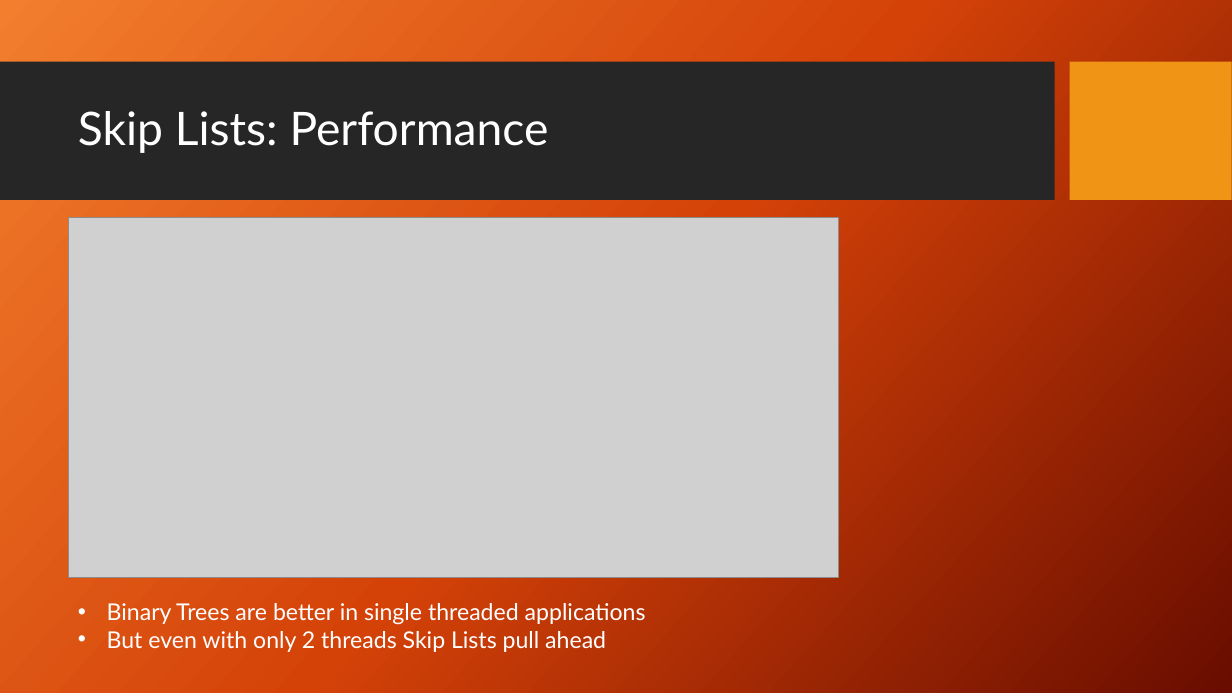
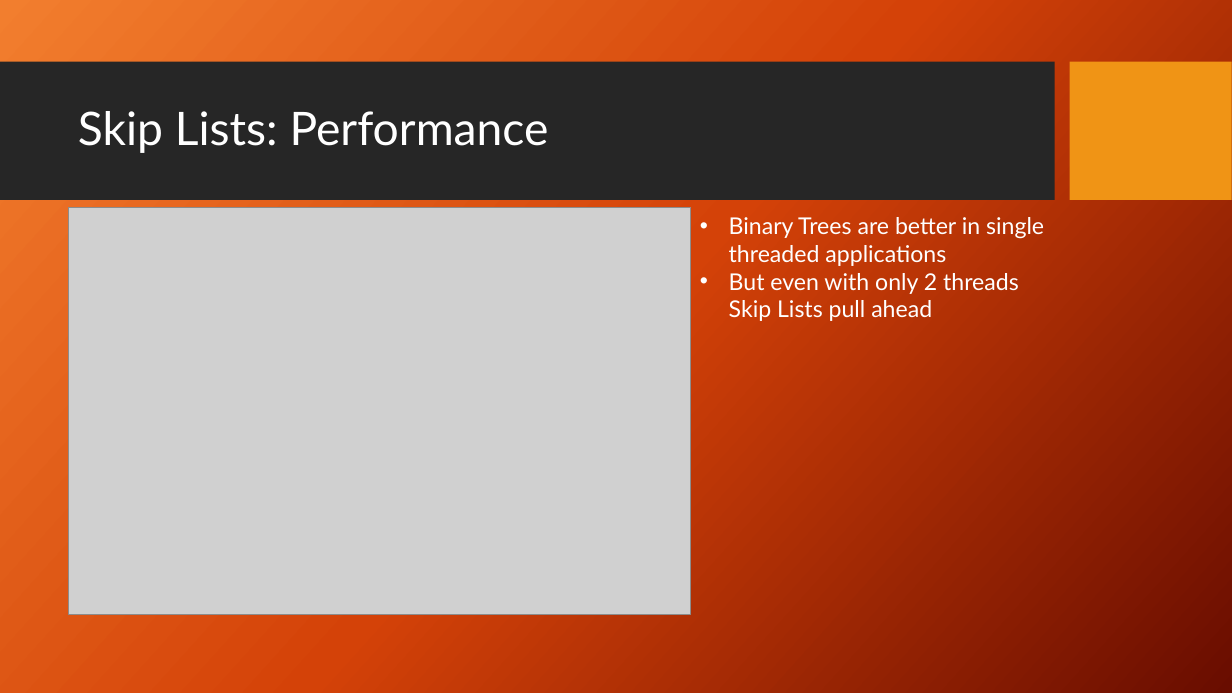
Before and after one commit to DroidX86/skip-stats, a slide deck: slide 37 of seminar.pptx. Drawn at 1232x693 pixels with LibreOffice and Linux fonts; fonts in the diff are those of the drawing; grey boxes stand for pictures; background and template pictures are left out. Boxes give left, top, right and bottom in pixels: in the first picture for what was removed or moved away, otherwise in the second. Text is boxed around its words. In the diff, an @@ line names an element or a change of style, - is before the commit and + after.

```diff
--- a/seminar.pptx
+++ b/seminar.pptx
@@ picture: place and size @@
-picture at bbox=[68, 218, 838, 578]
+picture at bbox=[68, 207, 690, 615]
@@ text "Binary Trees are better in ..." rewrapped from bbox=[107, 603, 646, 652] to bbox=[729, 217, 1044, 321] @@
```
Also in this commit, not shown: 3 other slides changed, 3 slides added, 1 slide removed, 6 other files.
